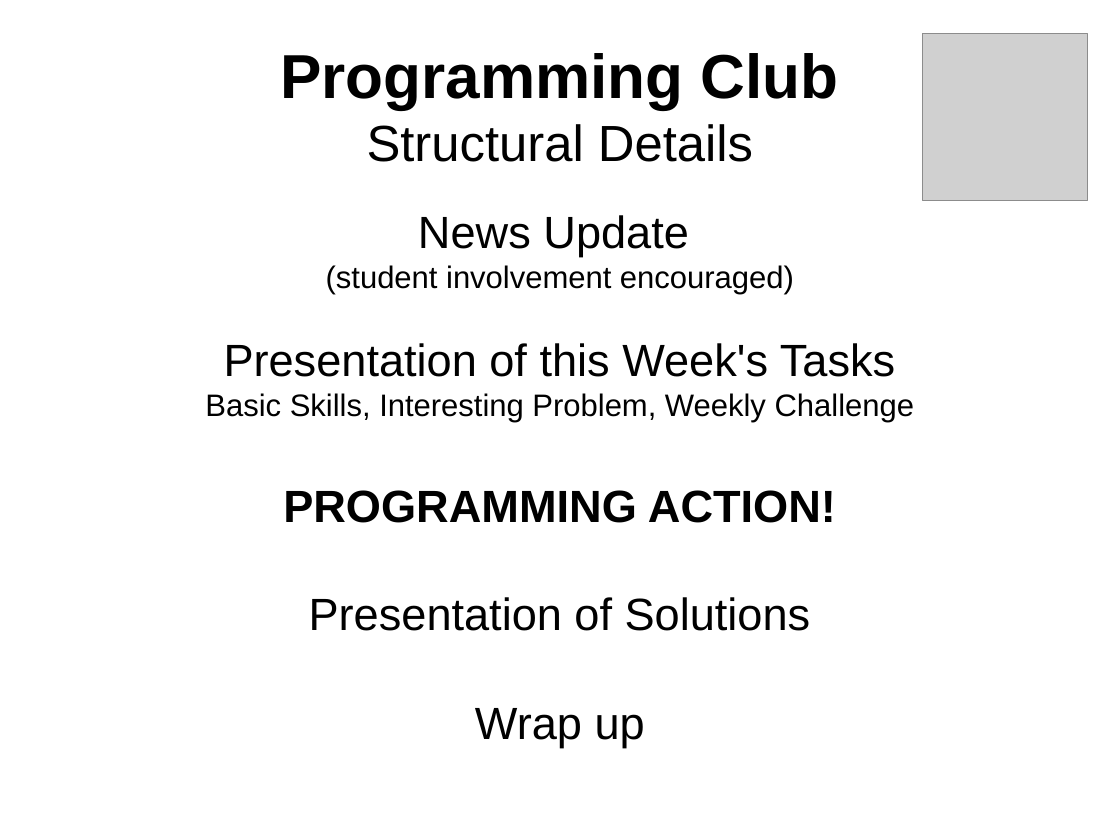
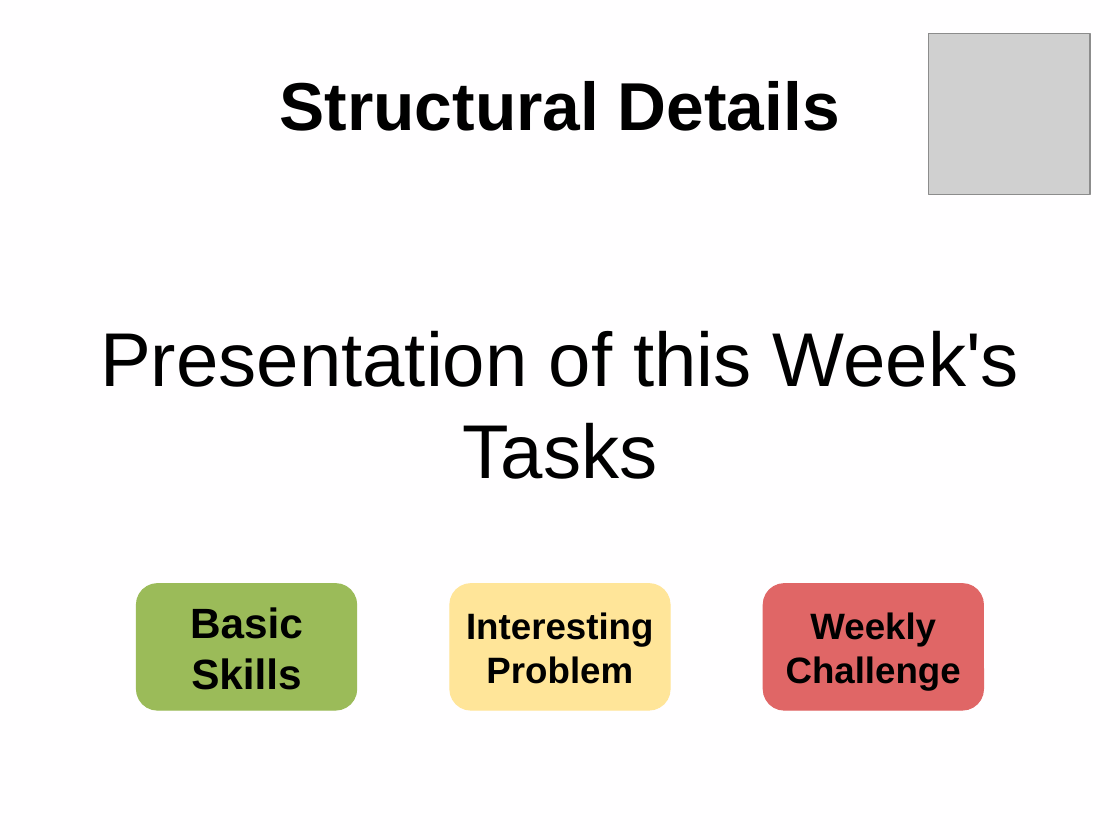
Before and after one commit to vsee/uoe_programmingclub, a slide deck: slide 4 of slides/session001_20160218.odp (slide 3 before the commit). Drawn at 1120x840 pixels with LibreOffice and Linux fonts; fonts in the diff are those of the drawing; grey boxes stand for pictures. Boxes give left, top, right and bottom in pixels: in the first picture for what was removed or moved away, otherwise in the second. Text is boxed around its words. In the diff, an @@ line names an element or a change of style, - is before the commit and + after.

Commit message:
week one, hand outs and presentation done

```diff
--- a/slides/session001_20160218.odp
+++ b/slides/session001_20160218.odp
@@ background #FFFFFF to #FFFEFF @@
@@ picture: place and size @@
-picture at (923, 34, 1088, 200)
+picture at (929, 34, 1091, 195)
@@ title at (280, 81, 840, 131): text changed; size 36 to 48 pt; bold on @@
-Programming Club
-Structural Details
+Structural Details
@@ subtitle "Presentation of this Week's Tasks": place and size @@
-subtitle "Presentation of this Week's Tasks" at (205, 215, 915, 747)
+subtitle "Presentation of this Week's Tasks" at (100, 330, 1019, 479)
@@ subtitle "Presentation of this Week's Tasks" at (100, 330, 1019, 479): size 32 to 54 pt @@
@@ subtitle at (326, 215, 794, 294): paragraphs removed @@
-News Update
-(student involvement encouraged)
@@ subtitle at (205, 393, 915, 747): paragraphs removed @@
-Basic Skills, Interesting Problem, Weekly Challenge
-PROGRAMMING ACTION!
-Presentation of Solutions
-Wrap up
@@ rounded rectangle added at (136, 583, 357, 709), fill #9BBB59, outline #9BBB59 0.74 pt, 30 pt, text #000000, bold @@
+Basic Skills
@@ rounded rectangle added at (450, 583, 671, 709), fill #FFE599, outline #FFE599 0.74 pt, 26 pt, text #000000, bold @@
+Interesting Problem
@@ rounded rectangle added at (763, 583, 984, 709), fill #E06666, outline #E06666 0.74 pt, 26 pt, text #000000, bold @@
+Weekly Challenge
```
Also in this commit, not shown: 3 other slides changed, 4 slides added, 1 slide removed, 6 other files.
